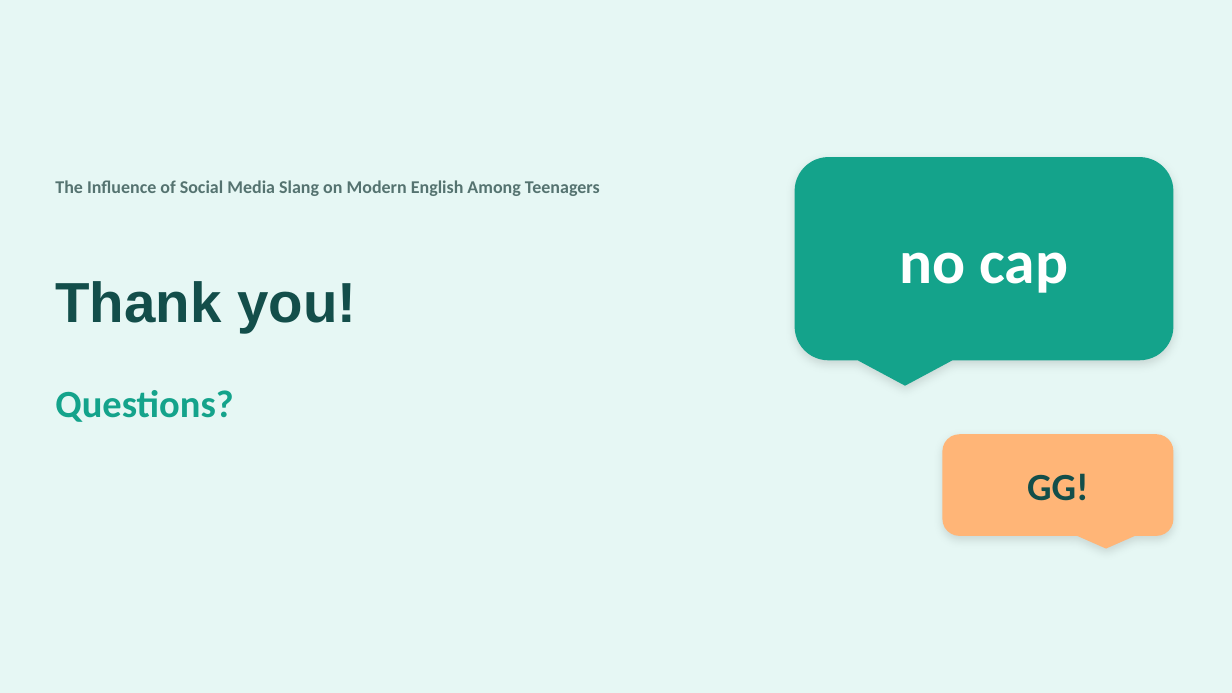
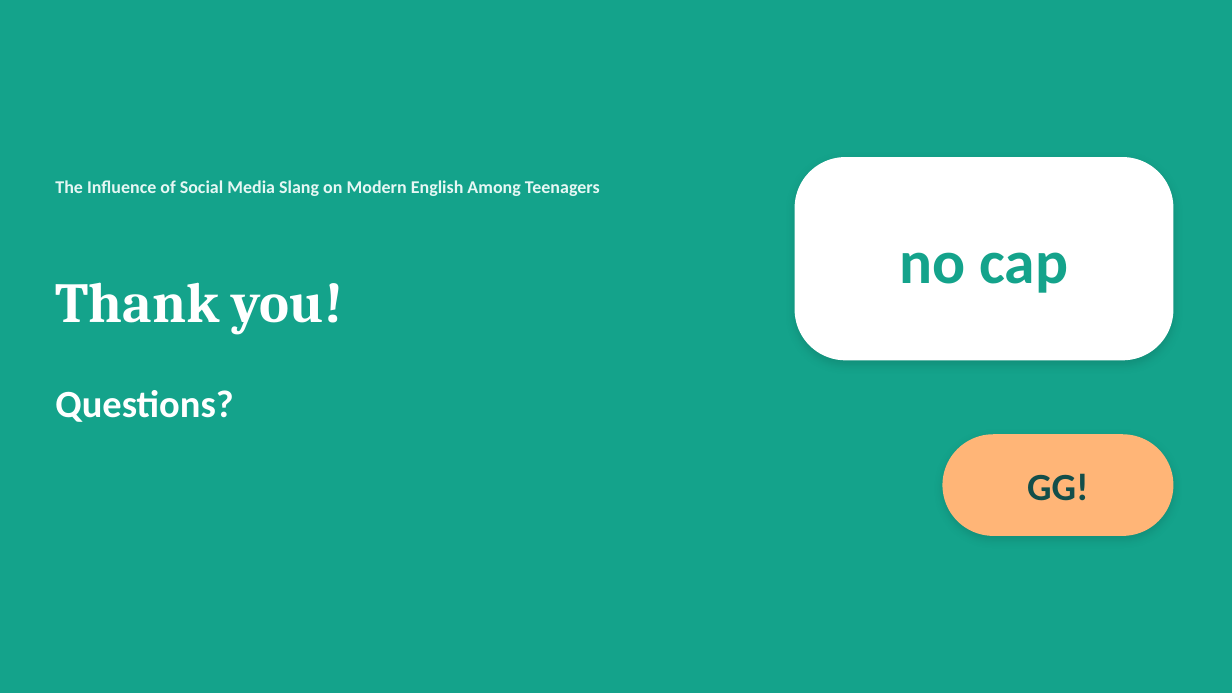
Before and after one commit to araymyrkieva9-sketch/english-daptar, a slide deck: slide 19 of variants/Slang_Presentation_2_Mint_Aqua.pptx. Drawn at 1232x693 pixels with LibreOffice and Linux fonts; fonts in the diff are those of the drawing. Boxes give left, top, right and bottom in pixels: in the first picture for what was removed or moved away, otherwise in the second. Text is boxed around its words. In the diff, an @@ line names an element or a change of style, - is before the commit and + after.

```diff
--- a/variants/Slang_Presentation_2_Mint_Aqua.pptx
+++ b/variants/Slang_Presentation_2_Mint_Aqua.pptx
@@ background #E6F7F4 to #14A38B @@
@@ text "The Influence of Social Media ..." at (x1=55, y1=180, x2=600, y2=196): text colour #557370 to #E6F7F4 @@
@@ rounded rectangle "no cap" at (x1=795, y1=157, x2=1174, y2=360): text colour #FFFFFF to #14A38B; rounded speech box to rounded rectangle; fill #14A38B to #FFFFFF @@
@@ title "Thank you!" at (x1=55, y1=282, x2=343, y2=335): font Arial to Cambria, text colour #134E4A to #FFFFFF @@
@@ text "Questions?" at (x1=55, y1=390, x2=233, y2=422): text colour #14A38B to #FFFFFF @@
@@ rounded rectangle "GG!" at (x1=943, y1=434, x2=1174, y2=536): rounded speech box to rounded rectangle; mirrored @@
```
Also in this commit, not shown: 18 other slides changed, 4 other files.
